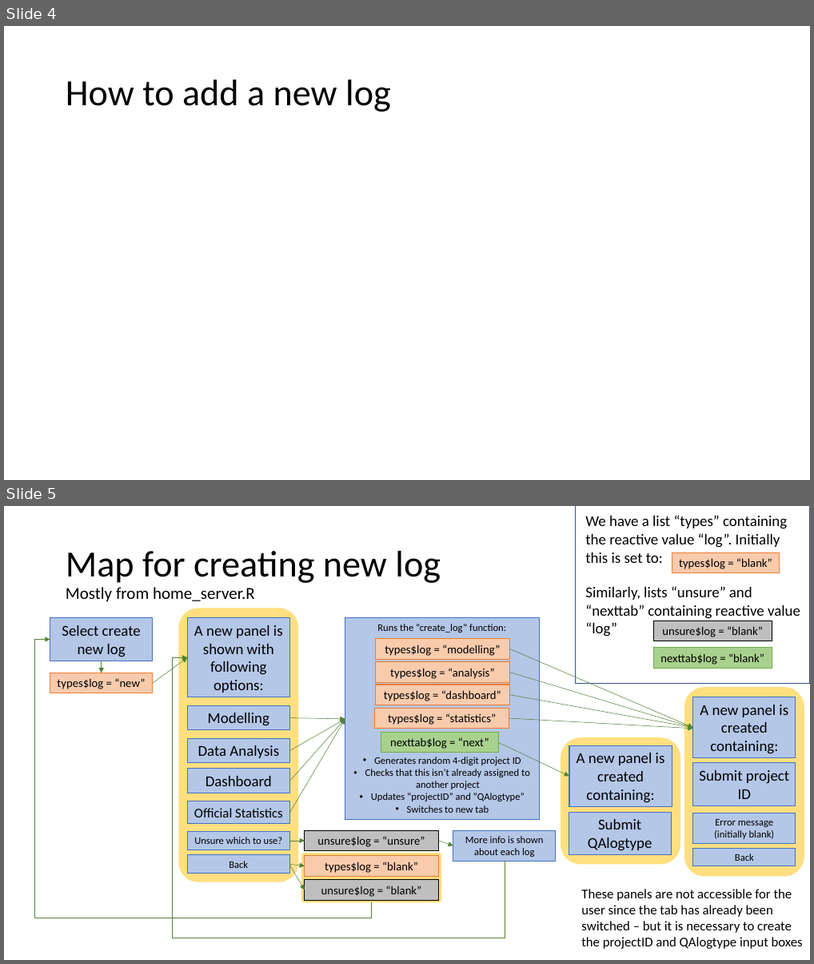
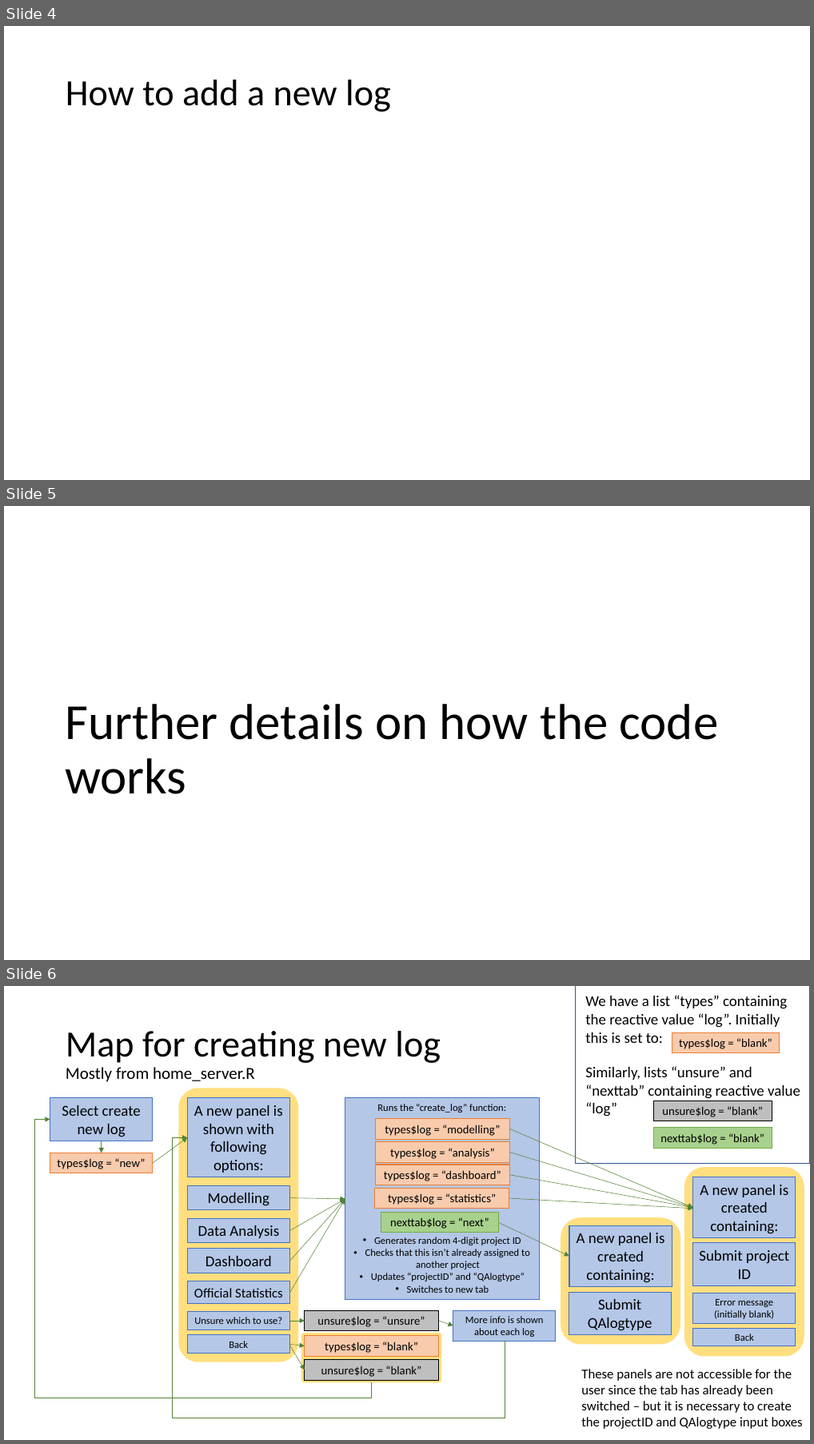
Before and after one commit to tmorley1/qa_log_app, a slide deck: QA log app - behind the code.pptx. Shown one above the other, each under a label of ours: slides 4 and 5 before the commit, slides 4, 5 and 6 after it. The pictures are 814x964 and 814x1444 pixels, drawn with LibreOffice and Linux fonts; fonts in the diff are those of the drawing. Boxes give left, top, right and bottom in pixels: in the first picture for what was removed or moved away, otherwise in the second. Text is boxed around its words. In the diff, an @@ line names an element or a change of style, - is before the commit and + after.

```diff
--- a/QA log app - behind the code.pptx
+++ b/QA log app - behind the code.pptx
@@ slide 5 added at (x1=4, y1=506, x2=810, y2=960), background #FFFFFF @@
@@ title added at (x1=65, y1=704, x2=719, y2=794), 60 pt, text #000000 @@
+Further details on how the code works
@@ what was slide 5 is now slide 6 @@
```
Also in this commit, not shown: 1 slide changed, 2 other slides added, 3 other files.
